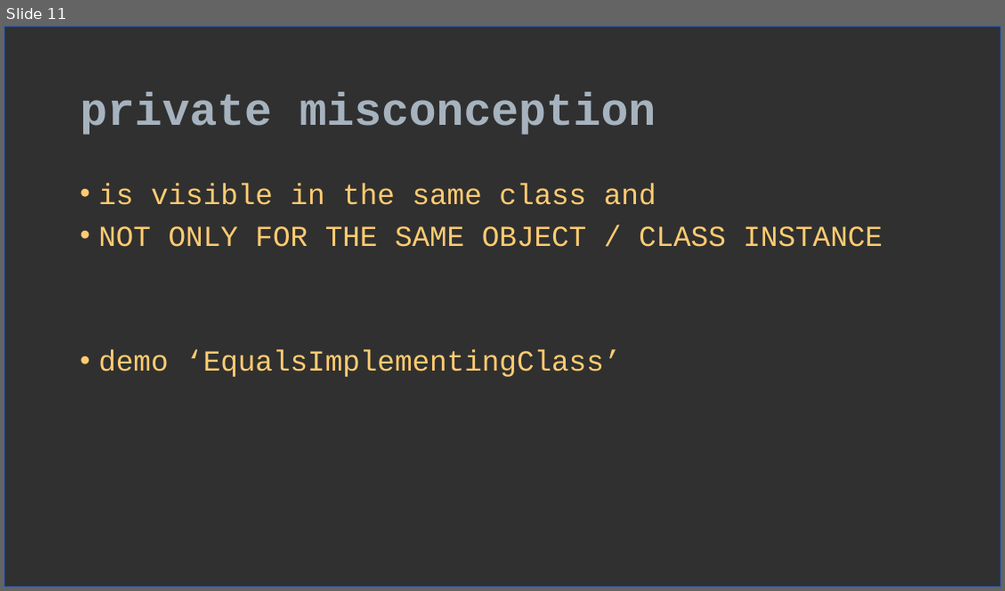
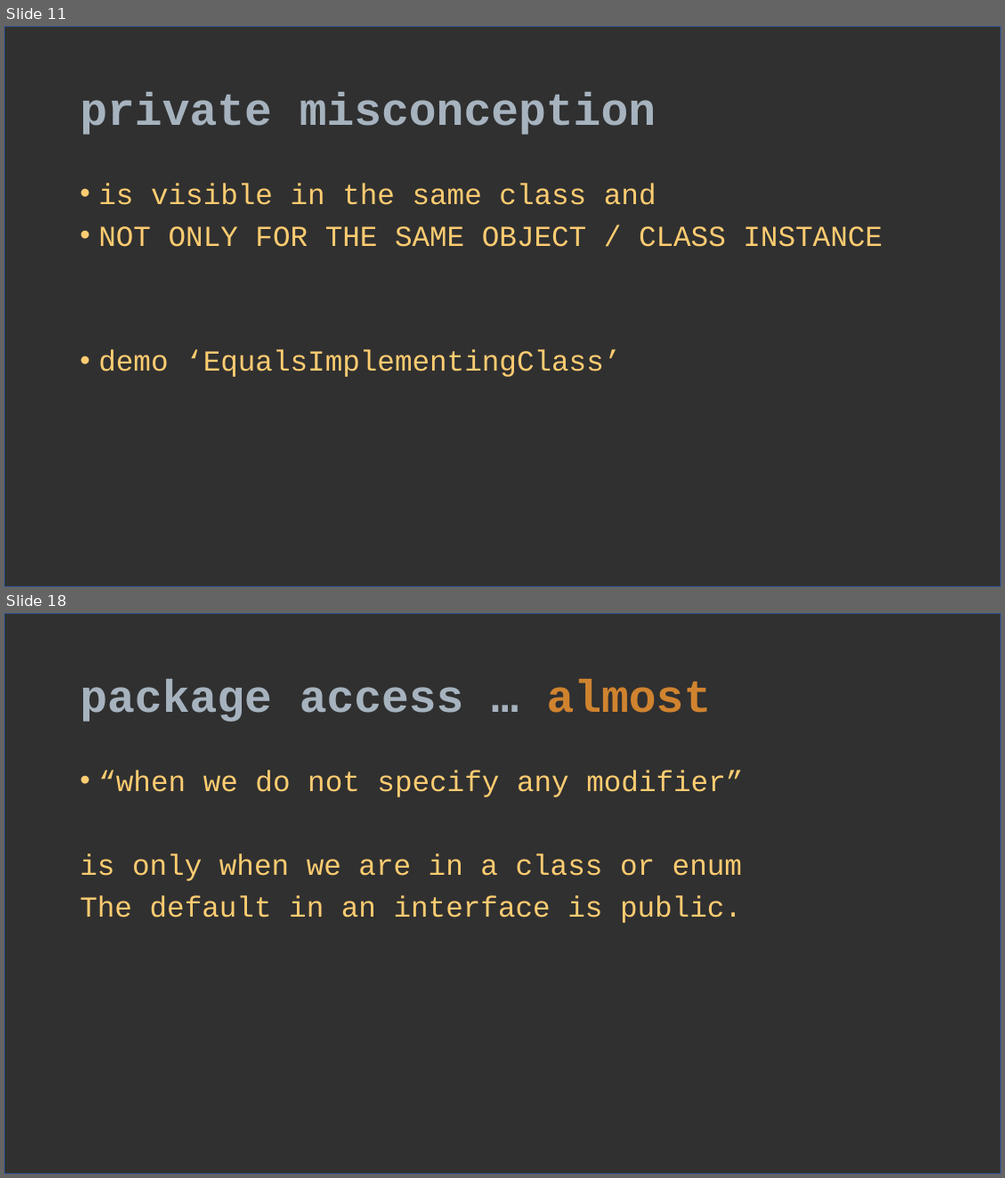
Before and after one commit to verhas/BLOG, a slide deck: access_modifiers/acess_modifiers.pptx. Shown one above the other, each under a label of ours: slide 11 before the commit, slides 11 and 18 after it; the slides between them are not shown. The pictures are 1005x591 and 1005x1178 pixels, drawn with LibreOffice and Linux fonts; fonts in the diff are those of the drawing. Boxes give left, top, right and bottom in pixels: in the first picture for what was removed or moved away, otherwise in the second. Text is boxed around its words. In the diff, an @@ line names an element or a change of style, - is before the commit and + after.

```diff
--- a/access_modifiers/acess_modifiers.pptx
+++ b/access_modifiers/acess_modifiers.pptx
@@ slide 18 added at (4, 613, 1001, 1174), background #404040; not listed: 1 template element that a slide beside it also shows @@
@@ title added at (80, 679, 712, 722), 44 pt, text #A6B3BF, bold @@
+package access … almost
@@ text added at (80, 770, 743, 923), 28 pt, text #FECC71 @@
+• “when we do not specify any modifier”
+is only when we are in a class or enum
+The default in an interface is public.
```
Also in this commit, not shown: 2 slides changed, 10 other slides added.
